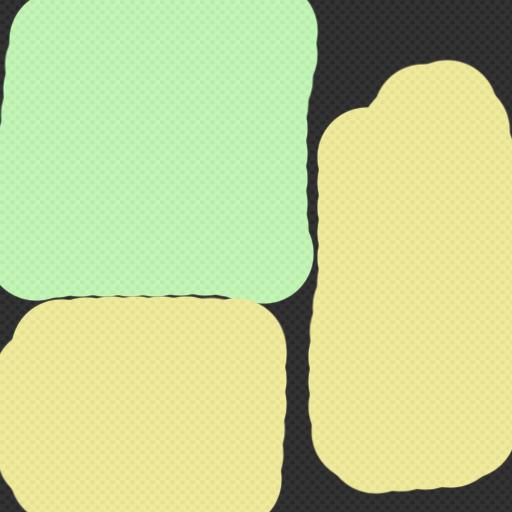
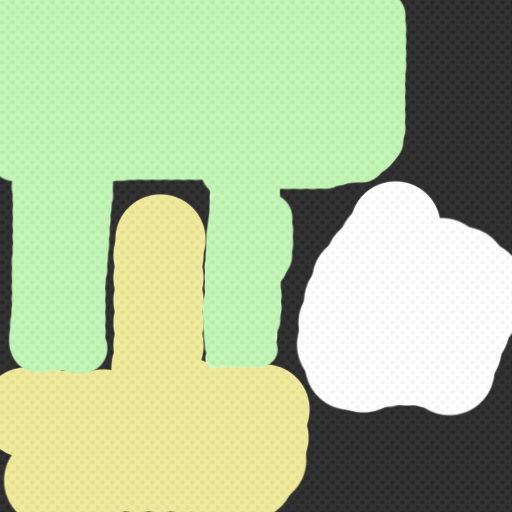
Layers edited between the first and the second 512×512 image:
painted on "Layer 2" over (0, 0, 512, 512)
painted on "Layer 0" over (11, 12, 505, 493)
